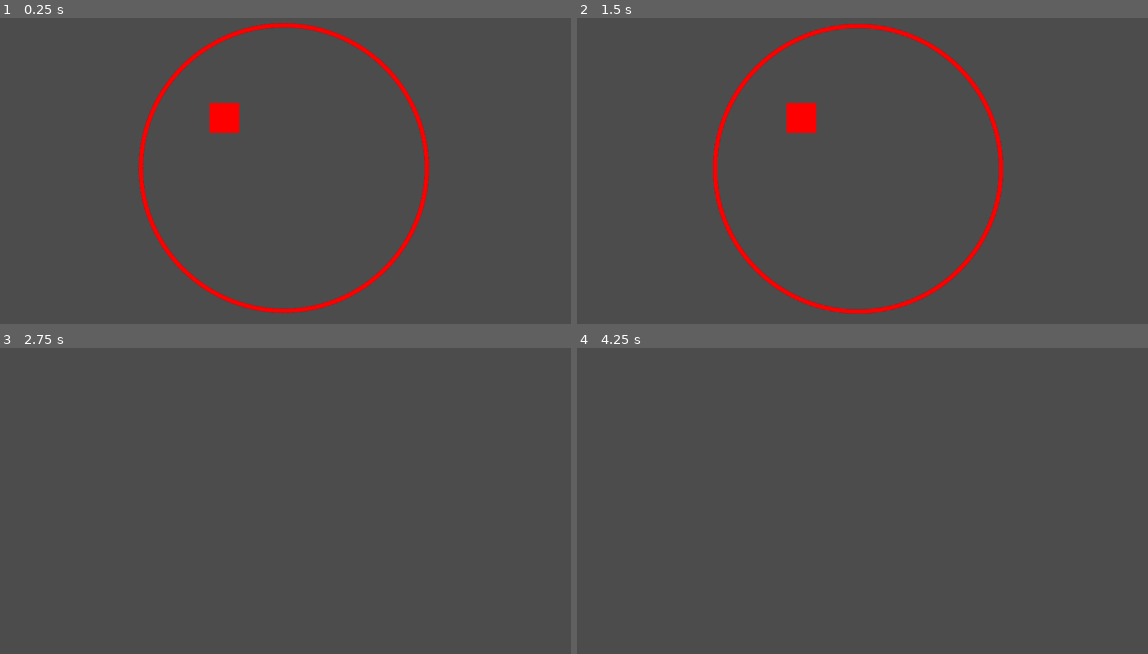
Above: before the commit, frames 1-4 (two rows, left to right).
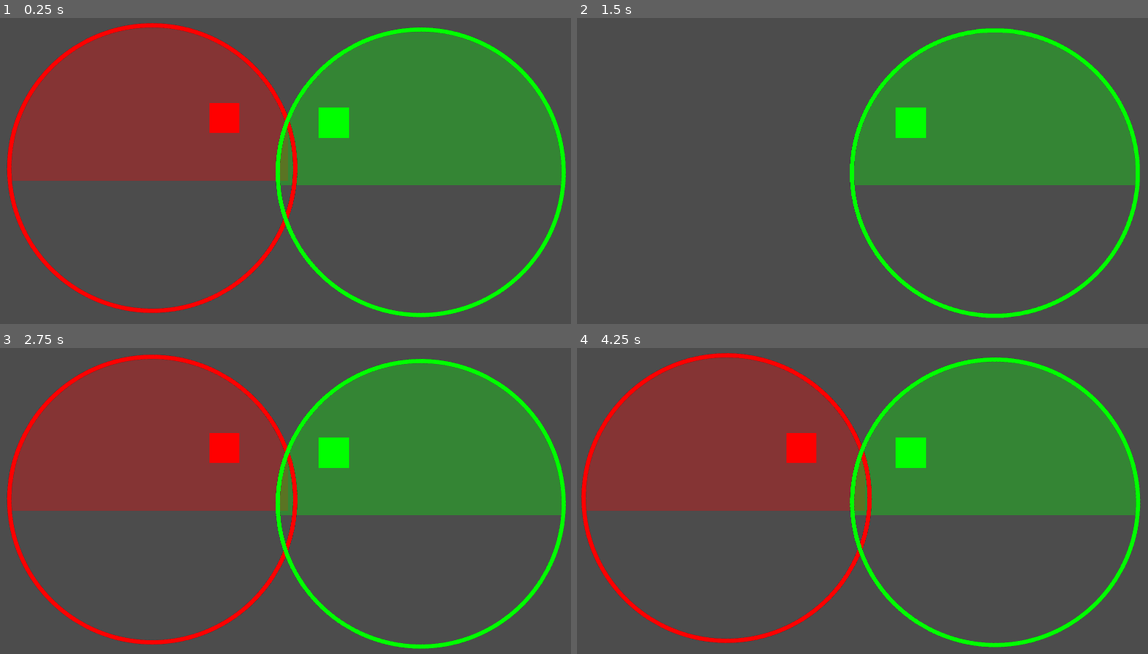
Above: after the commit, the same moments.

Repository: Option-2-Games/spectral-shift
Game: Godot game, scene res://tests/scenes/spectrum_merge_region/spectrum_merge_region_tester.tscn
Same seed, same stepped clock (60 frames per second), same inputs: the game is played once before the commit and once after it. This scene is started directly instead of the project's main scene.
Inputs (mouse positions are in pixels of both pictures, inside the frame that each line leads up to):
- Up to frame 1 (0.25 s): no input
- Up to frame 2 (1.5 s): tap Enter (ui_accept) at 0.5, 0.77 s; move the mouse to (988, 152) at 0.52 s; hold Right (ui_right) 0.53-1.28 s; hold 1 (exclude_all_spectrums) 0.53-1.28 s; click (988, 152) at 0.67 s; move the mouse to (742, 186) at 1.27 s; hold Down (ui_down) from 1.28 s (still down); tap 4 (exclude_blue_spectrum) at 1.35 s
- Up to frame 3 (2.75 s): tap Enter (ui_accept) at 1.52 s; move the mouse to (342, 427) at 2.02 s; release Down (ui_down) at 2.03 s; hold Right (ui_right) from 2.03 s (still down); hold 3 (exclude_green_spectrum) from 2.03 s (still down)
- Up to frame 4 (4.25 s): move the mouse to (828, 565) at 2.77 s; release Right (ui_right) at 2.78 s; release 3 (exclude_green_spectrum) at 2.78 s; hold Up (ui_up) 2.78-3.53 s; tap 2 (exclude_red_spectrum) at 2.85 s; click (828, 565) at 2.92 s; tap Enter (ui_accept) at 3.02, 3.77 s; move the mouse to (1033, 546) at 3.52 s; hold Left (ui_left) from 3.53 s (still down); hold 7 (use_blue_spectrum) from 3.53 s (still down)

The runs differ from the first frame. In frame 1, 45% of the frame differs, in the area x 1-100%, y 1-98%; in frame 2, 24%; in frame 3, 43%; in frame 4, 44%.

Commit message:
Merge regions changes physics

Diff:
--- a/scripts/mergable.gd
+++ b/scripts/mergable.gd
@@ -1,16 +1,32 @@
+class_name Mergable
 extends CollisionObject2D
-class_name Mergable
 
+## Class definition for objects that can shift spectrums (merge)
+
+## Number of regions that is merging this object
 var _merges_count: int = 0
 
-
-func entered_merge_region() -> void:
-	_merges_count += 1
-	self.set_collision_layer_bit(0, true)
-	self.set_collision_mask_bit(0, true)
+## This object's region as a bitwise int
+onready var _my_spectrum = get_collision_layer()
 
 
-func exited_merge_region() -> void:
+func entered_merge_region(region_spectrum: int) -> void:
+	# Only affect matching spectrums
+	if region_spectrum != _my_spectrum:
+		return
+
+	# Merge
+	_merges_count += 1
+	if _merges_count == 1:
+		self.set_collision_layer_bit(0, true)
+		self.set_collision_mask_bit(0, true)
+
+
+func exited_merge_region(region_spectrum: int) -> void:
+	# Only affect matching spectrums
+	if region_spectrum != _my_spectrum:
+		return
+
 	if _merges_count > 0:
 		_merges_count -= 1
 	if _merges_count == 0:
--- a/scripts/spectrum_merge_region.gd
+++ b/scripts/spectrum_merge_region.gd
@@ -1,4 +1,7 @@
 extends Area2D
+
+## Region's spectrum as bitwise int
+onready var _region_spectrum = ($Border/Region as Light2D).get_item_cull_mask()
 
 
 ## Start spin animation
@@ -27,7 +30,7 @@
 ## @param object: object that entered
 func _handle_entered(object) -> void:
 	if object.has_method("entered_merge_region"):
-		object.entered_merge_region()
+		object.entered_merge_region(_region_spectrum)
 
 
 ## Handle objects exiting region
@@ -36,7 +39,7 @@
 ## @param object: object that exited
 func _handle_exited(object) -> void:
 	if object.has_method("exited_merge_region"):
-		object.exited_merge_region()
+		object.exited_merge_region(_region_spectrum)
 
 
 func _on_area_entered(area: Area2D) -> void:
--- a/tests/scenes/spectrum_merge_region/spectrum_merge_region_tester.gd
+++ b/tests/scenes/spectrum_merge_region/spectrum_merge_region_tester.gd
@@ -4,7 +4,7 @@
 onready var _merge_region = $SpectrumMergeRegion
 
 # Properties
-var _merge_region_open = true
+var _merge_region_open = false
 
 
 func _input(event: InputEvent) -> void:
--- a/tests/scenes/spectrum_merge_region/spectrum_merge_region_tester.tscn
+++ b/tests/scenes/spectrum_merge_region/spectrum_merge_region_tester.tscn
@@ -13,8 +13,24 @@
 [node name="SpectrumMergeRegionTester" type="Node2D"]
 script = ExtResource( 3 )
 
+[node name="RedBg" type="ColorRect" parent="."]
+light_mask = 2
+material = ExtResource( 2 )
+margin_right = 978.0
+margin_bottom = 580.0
+color = Color( 1, 0, 0, 0.317647 )
+
+[node name="GreenBg" type="ColorRect" parent="."]
+light_mask = 4
+material = ExtResource( 2 )
+margin_left = 909.0
+margin_top = 15.0
+margin_right = 1887.0
+margin_bottom = 595.0
+color = Color( 0, 1, 0, 0.317647 )
+
 [node name="SpectrumMergeRegion" parent="." instance=ExtResource( 1 )]
-position = Vector2( 960, 540 )
+position = Vector2( 525, 540 )
 collision_mask = 15
 
 [node name="Border" parent="SpectrumMergeRegion" index="1"]
@@ -22,6 +38,16 @@
 
 [node name="Region" parent="SpectrumMergeRegion/Border" index="0"]
 range_item_cull_mask = 2
+
+[node name="SpectrumMergeRegion2" parent="." instance=ExtResource( 1 )]
+position = Vector2( 1412, 554 )
+collision_mask = 15
+
+[node name="Border" parent="SpectrumMergeRegion2" index="1"]
+modulate = Color( 0, 1, 0, 1 )
+
+[node name="Region" parent="SpectrumMergeRegion2/Border" index="0"]
+range_item_cull_mask = 4
 
 [node name="RedDummy" type="Area2D" parent="."]
 position = Vector2( 718, 322 )
@@ -62,3 +88,4 @@
 polygon = PoolVector2Array( 100, 0, 100, 100, 0, 100, 0, 0 )
 
 [editable path="SpectrumMergeRegion"]
+[editable path="SpectrumMergeRegion2"]
--- a/tests/test_spectrum_merge_region.gd
+++ /dev/null
@@ -1 +0,0 @@
-extends GutTest
